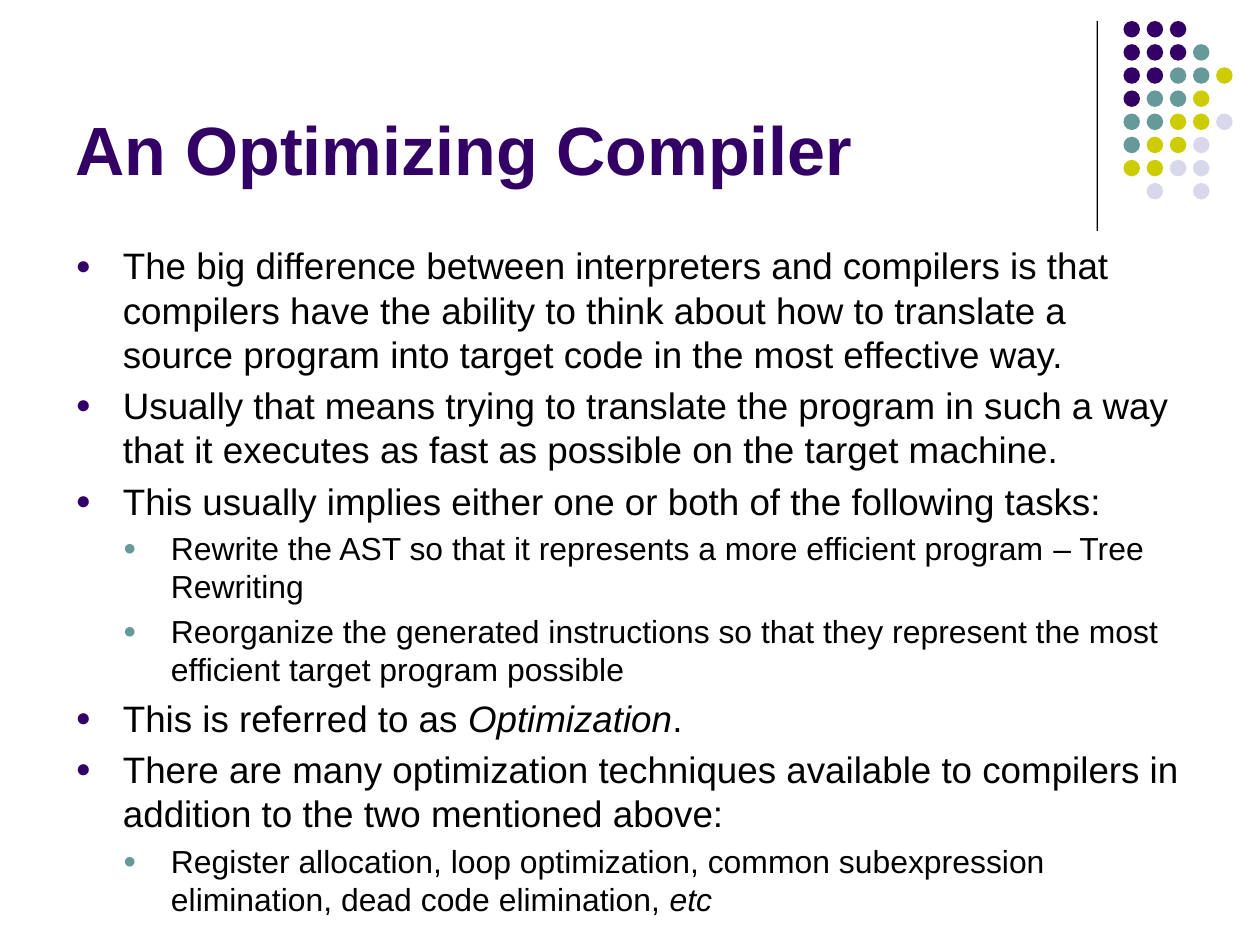
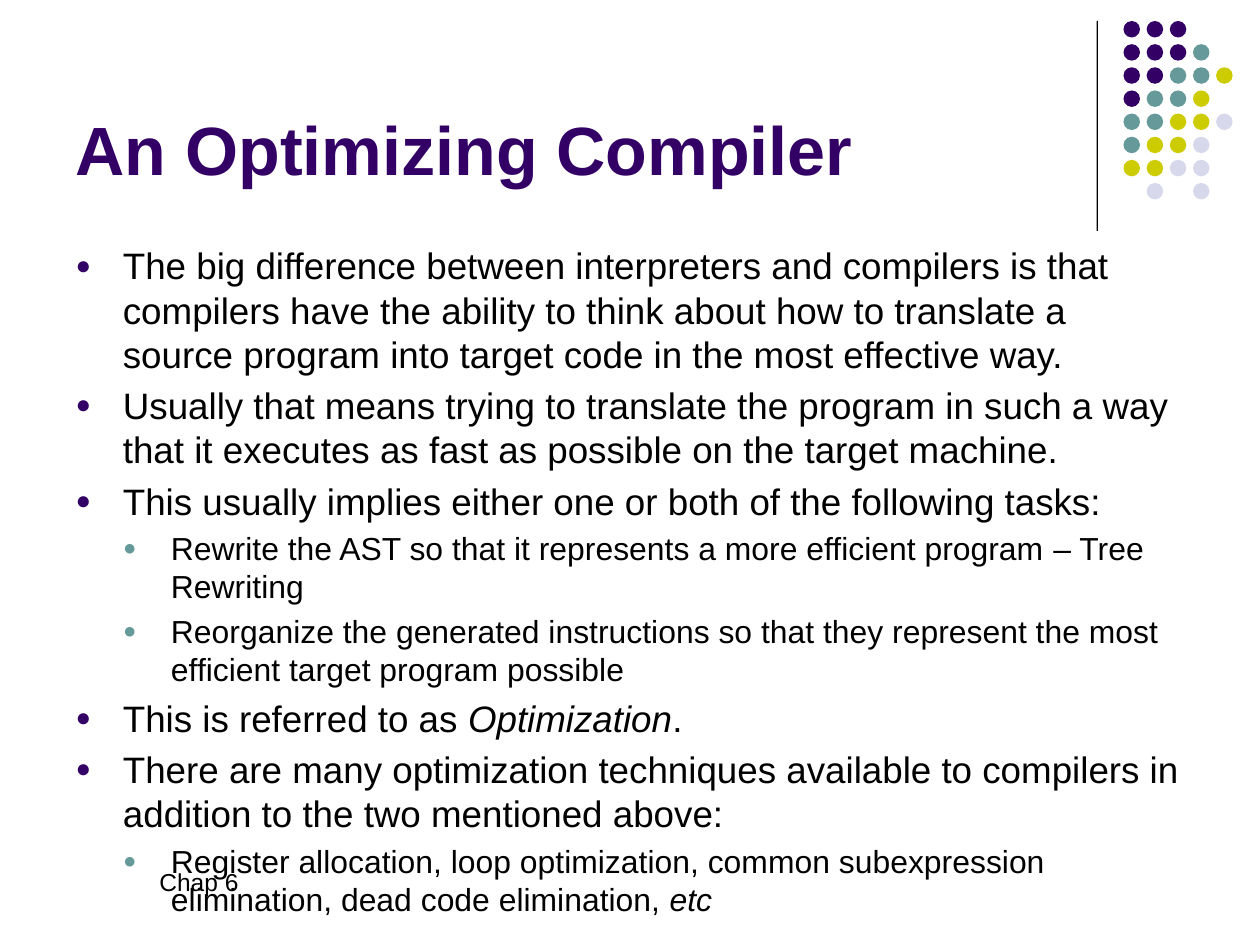
Before and after one commit to lutzhamel/CSC402, a slide deck: slide 1 of notes/csc402-ln008.pptx. Drawn at 1260x945 pixels with LibreOffice and Linux fonts; fonts in the diff are those of the drawing. Boxes give left, top, right and bottom in pixels: in the first picture for what was removed or moved away, otherwise in the second. Text is boxed around its words. In the diff, an @@ line names an element or a change of style, - is before the commit and + after.

```diff
--- a/notes/csc402-ln008.pptx
+++ b/notes/csc402-ln008.pptx
@@ text added at [159, 872, 239, 897], 14 pt, text #000000 @@
+Chap 6
```
Also in this commit, not shown: 5 other files.
